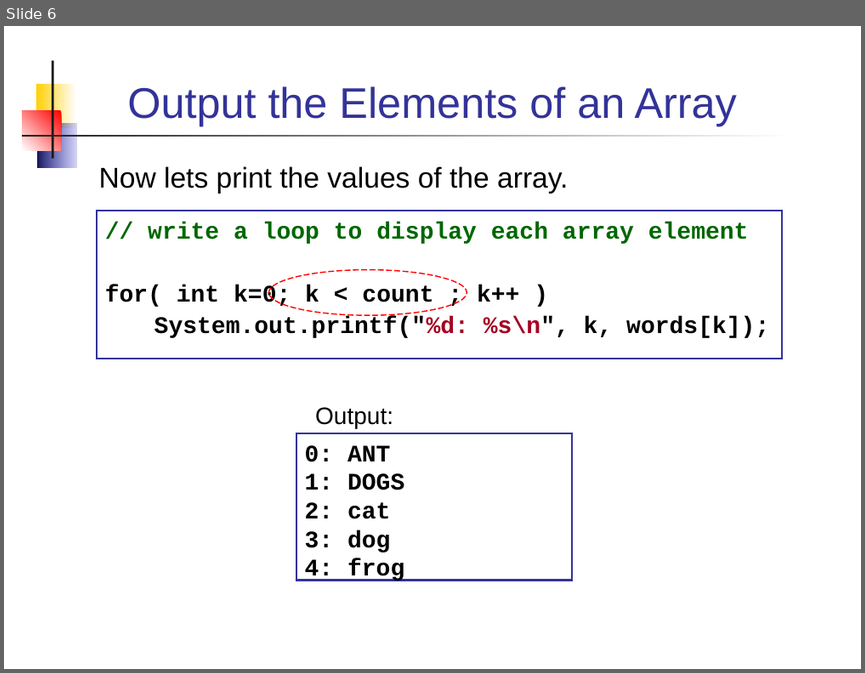
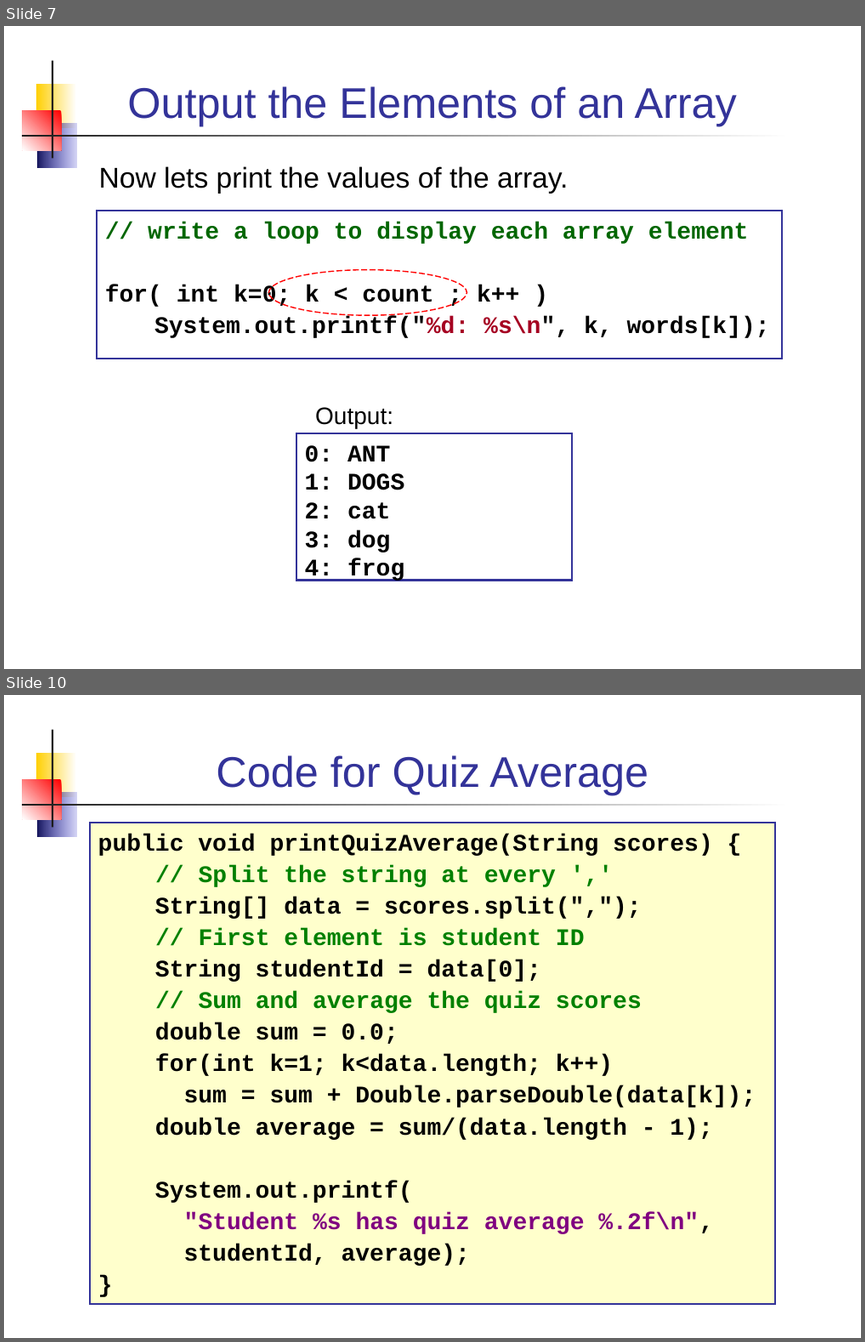
Before and after one commit to cpske/programming1, a slide deck: java-basics/18-Using-Arrays.ppt. Shown one above the other, each under a label of ours: slide 6 before the commit, slides 7 and 10 after it; the slides between them are not shown. The pictures are 865x673 and 865x1342 pixels, drawn with LibreOffice and Linux fonts; fonts in the diff are those of the drawing. Boxes give left, top, right and bottom in pixels: in the first picture for what was removed or moved away, otherwise in the second. Text is boxed around its words. In the diff, an @@ line names an element or a change of style, - is before the commit and + after.

```diff
--- a/java-basics/18-Using-Arrays.ppt
+++ b/java-basics/18-Using-Arrays.ppt
@@ slide 10 added at box(4, 695, 861, 1338), background #FFFFFF; not listed: 5 template elements that a slide beside it also shows @@
@@ title added at box(216, 755, 648, 795), 36 pt, text #333399 @@
+Code for Quiz Average
@@ text added at box(90, 823, 775, 1304), fill #FFFFCC, outline #333399 1.5 pt, 20 pt, text #000000, bold @@
+public void printQuizAverage(String scores) {
+// Split the string at every ','
+String[] data = scores.split(",");
+// First element is student ID
+String studentId = data[0];
+// Sum and average the quiz scores
+double sum = 0.0;
+for(int k=1; k<data.length; k++)
+sum = sum + Double.parseDouble(data[k]);
+double average = sum/(data.length - 1);
+System.out.printf(
+"Student %s has quiz average %.2f\n",
+studentId, average);
+}
@@ what was slide 6 is now slide 7 @@
```
Also in this commit, not shown: 9 slides changed, 4 other slides added, 1 slide removed, 6 other files.
